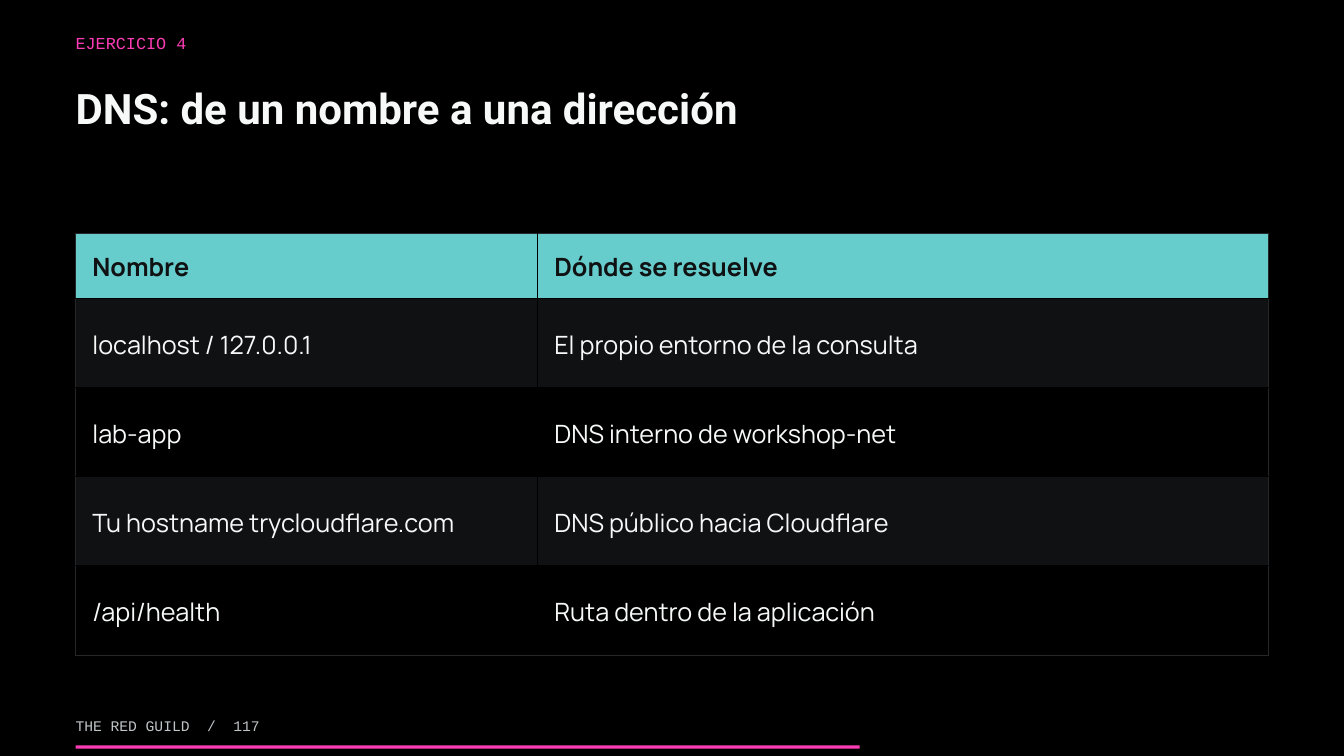
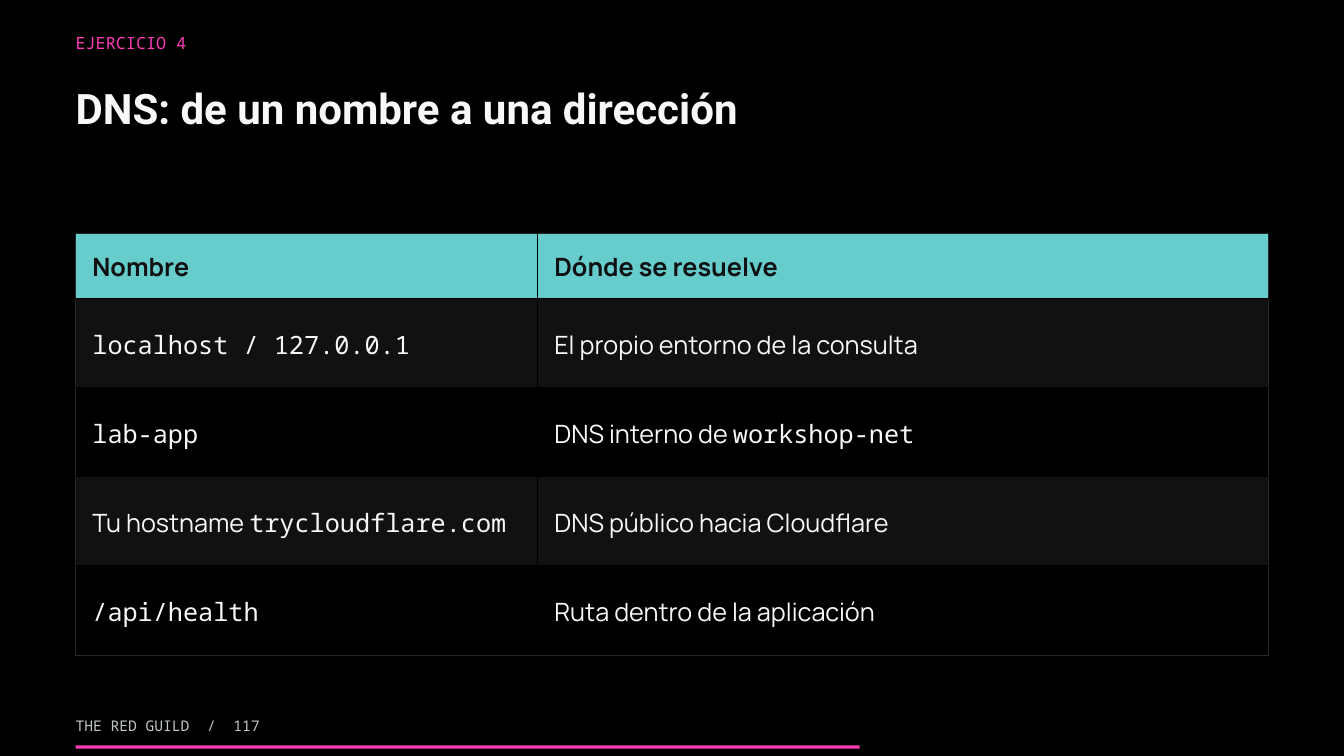
Before and after one commit to theredguild/github-ai-automation-lab, a slide deck: slide 117 of slides/workshop.pptx. Drawn at 1344x756 pixels with LibreOffice and Linux fonts; fonts in the diff are those of the drawing. Boxes give left, top, right and bottom in pixels: in the first picture for what was removed or moved away, otherwise in the second. Text is boxed around its words. In the diff, an @@ line names an element or a change of style, - is before the commit and + after.

Commit message:
docs: use Inconsolata for workshop code

```diff
--- a/slides/workshop.pptx
+++ b/slides/workshop.pptx
@@ text "EJERCICIO 4" at (x1=76, y1=37, x2=186, y2=49): font Courier New to Noto Sans Mono @@
@@ table at (x1=76, y1=233, x2=1268, y2=655) @@
@@ font Manrope to Noto Sans Mono in "localhost / 127.0.0.1", "lab-app", "workshop-net", "trycloudflare.com" and 1 more places @@
@@ text "THE RED GUILD / 117" at (x1=76, y1=720, x2=259, y2=731): font Courier New to Noto Sans Mono @@
```
Also in this commit, not shown: 177 other slides changed, 2 other files.
